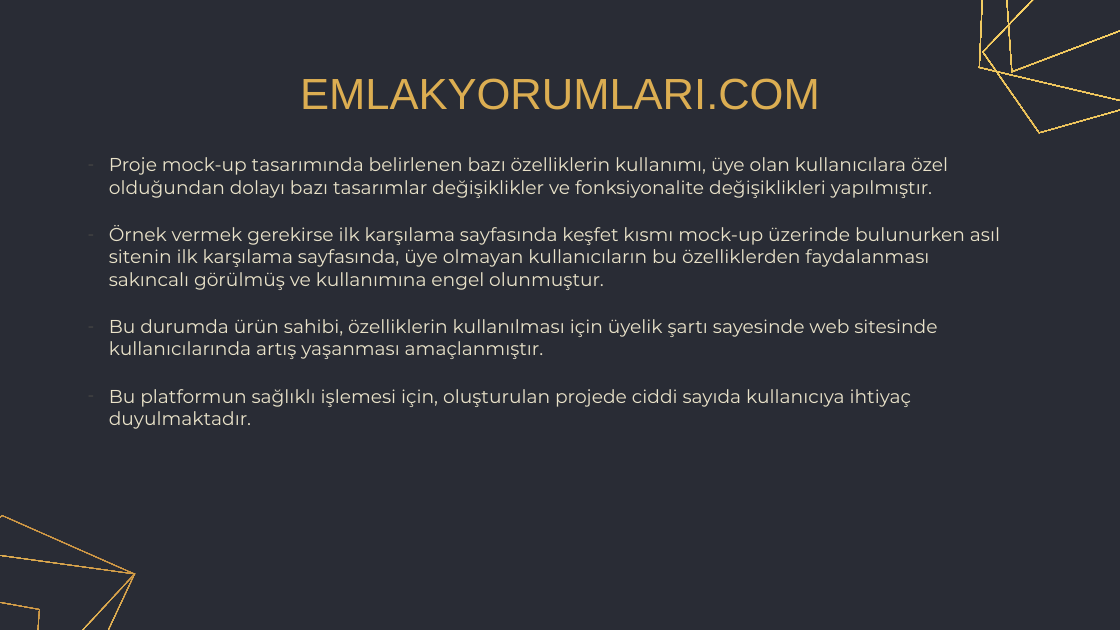
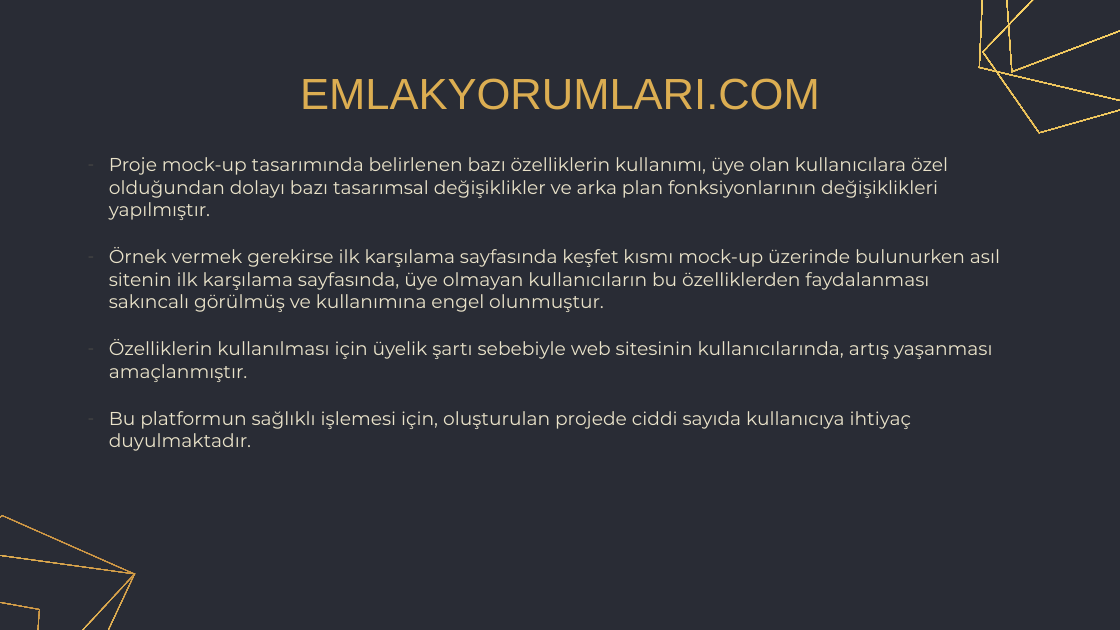
Before and after one commit to cmlblbn/Emlak_Yorumlari.com, a slide deck: slide 7 of Project_presentation/Project_presentation.pptx. Drawn at 1120x630 pixels with LibreOffice and Linux fonts; fonts in the diff are those of the drawing. Boxes give left, top, right and bottom in pixels: in the first picture for what was removed or moved away, otherwise in the second. Text is boxed around its words. In the diff, an @@ line names an element or a change of style, - is before the commit and + after.

```diff
--- a/Project_presentation/Project_presentation.pptx
+++ b/Project_presentation/Project_presentation.pptx
@@ subtitle at (109, 157, 948, 220): text changed @@
-– Proje mock-up tasarımında belirlenen bazı özelliklerin kullanımı, üye olan kullanıcılara özel olduğundan dolayı bazı tasarımlar değişiklikler ve fonksiyonalite değişiklikleri yapılmıştır.
+– Proje mock-up tasarımında belirlenen bazı özelliklerin kullanımı, üye olan kullanıcılara özel olduğundan dolayı bazı tasarımsal değişiklikler ve arka plan fonksiyonlarının değişiklikleri yapılmıştır.
@@ subtitle at (109, 339, 992, 382): text changed @@
-– Bu durumda ürün sahibi, özelliklerin kullanılması için üyelik şartı sayesinde web sitesinde kullanıcılarında artış yaşanması amaçlanmıştır.
+– Özelliklerin kullanılması için üyelik şartı sebebiyle web sitesinin kullanıcılarında, artış yaşanması amaçlanmıştır.
```
Also in this commit, not shown: 11 other slides changed.
